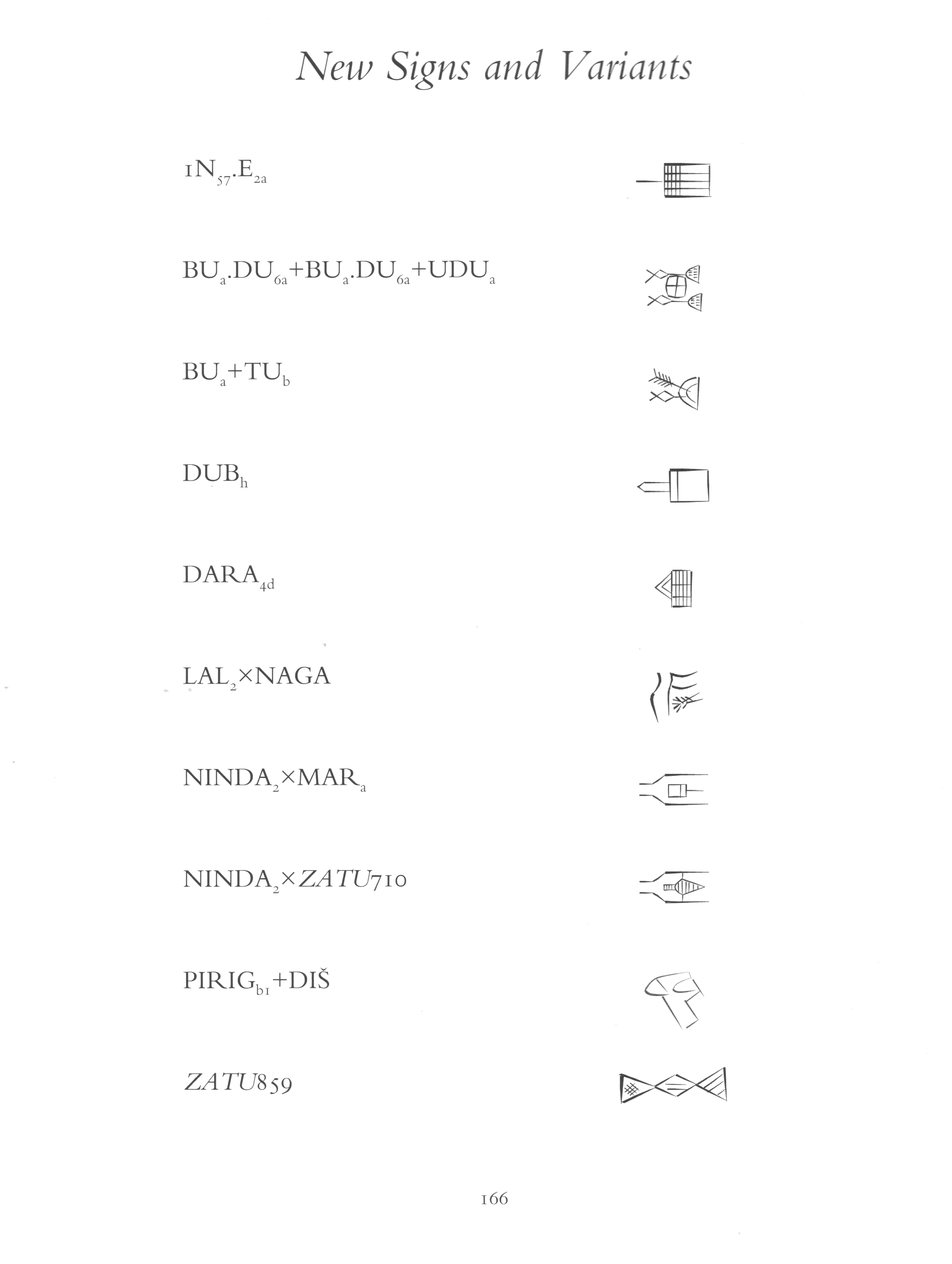
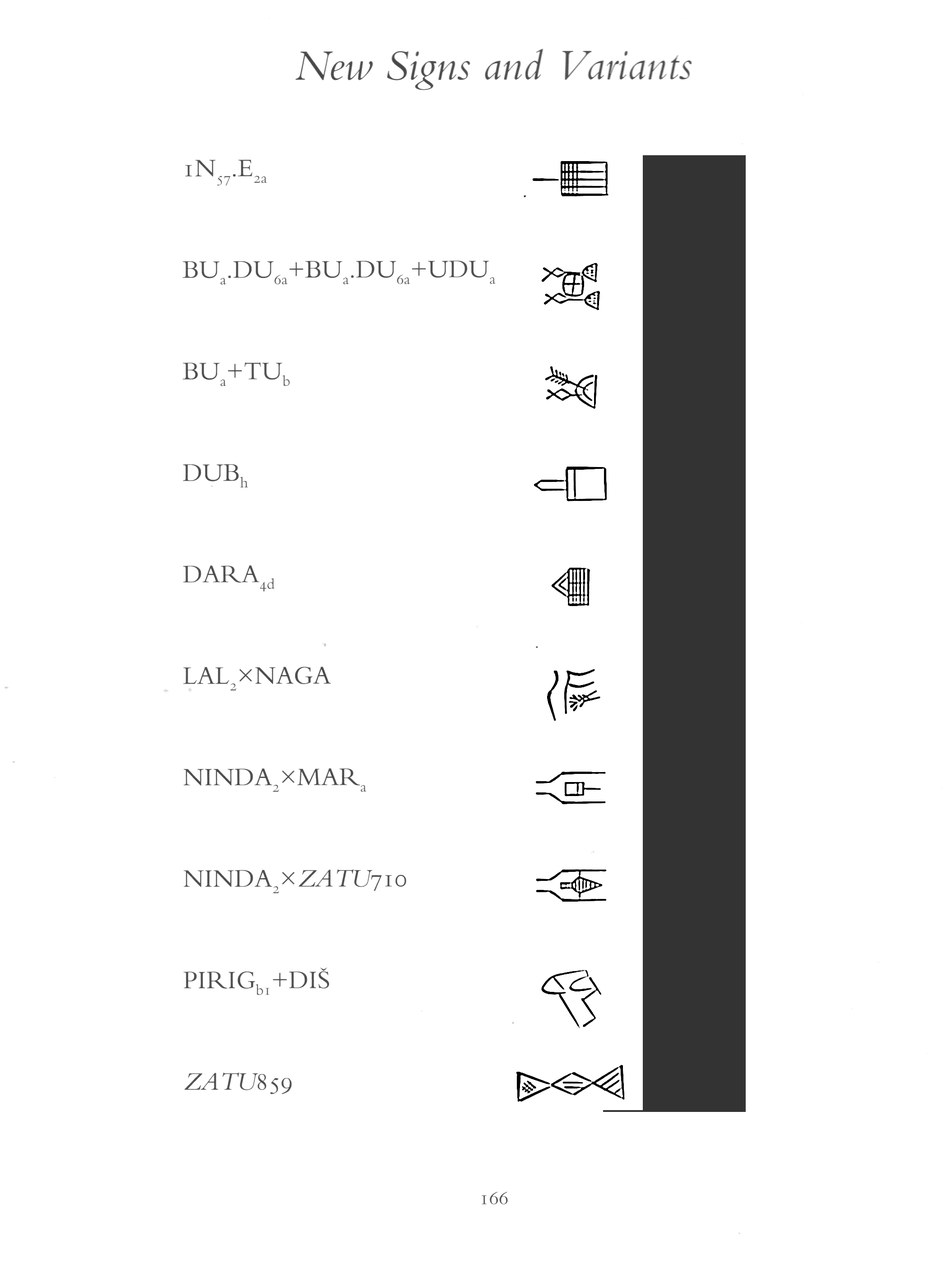
Two versions of the same layered image (952x1264). Layer-by-layer changes:
painted on "54 1.png" over [511,155,746,1113]
